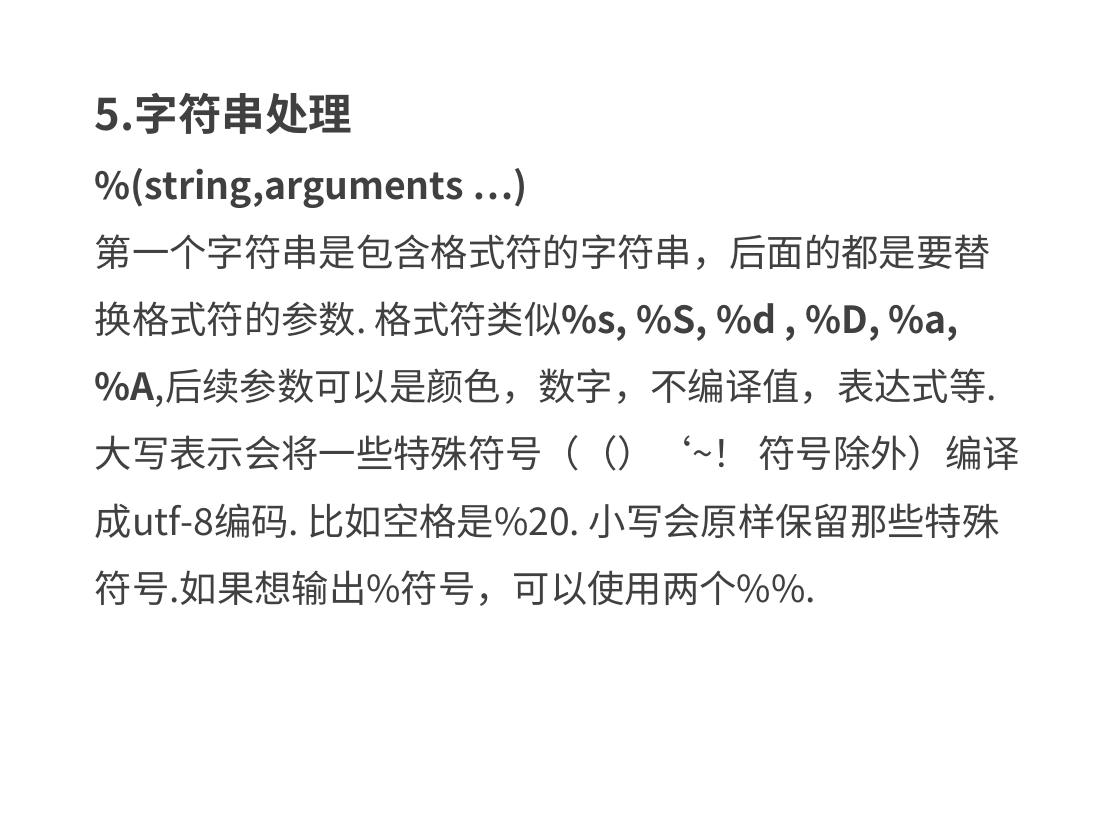
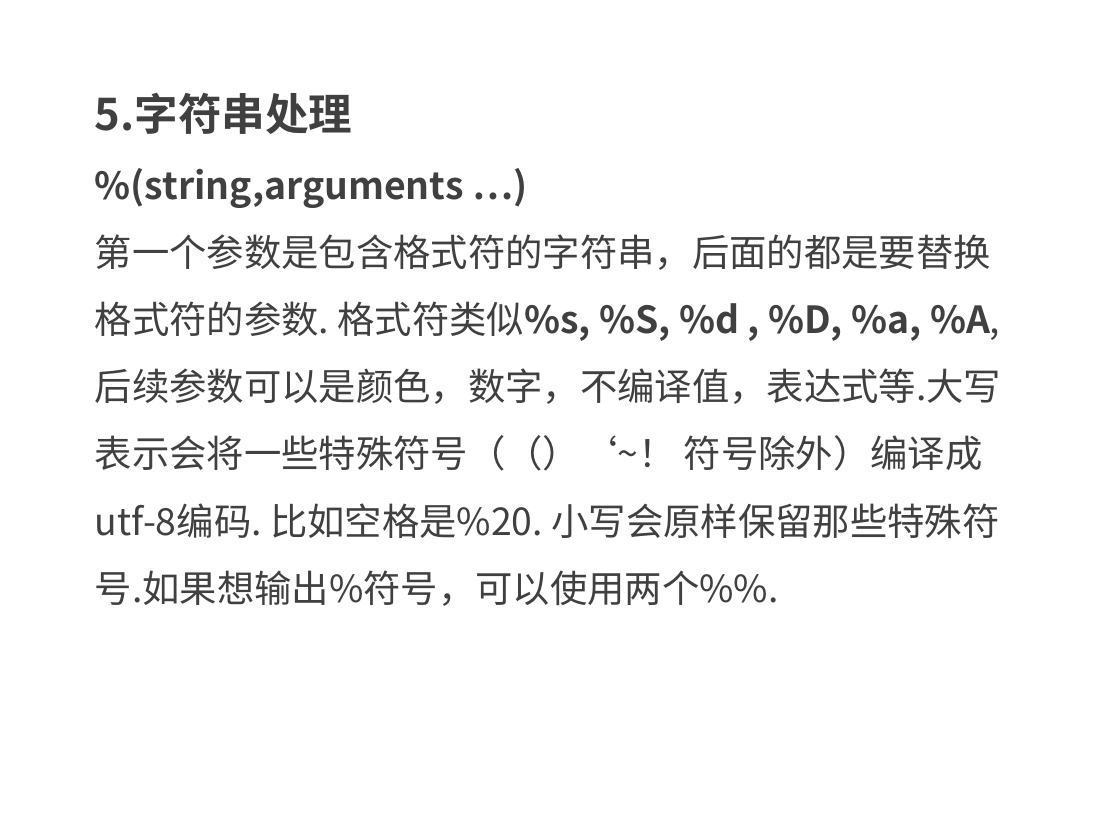
Before and after one commit to kong66/less-class, a slide deck: slide 6 of less-7-函数1.pptx. Drawn at 1120x840 pixels with LibreOffice and Linux fonts; fonts in the diff are those of the drawing. Boxes give left, top, right and bottom in pixels: in the first picture for what was removed or moved away, otherwise in the second. Text is boxed around its words. In the diff, an @@ line names an element or a change of style, - is before the commit and + after.

```diff
--- a/less-7-函数1.pptx
+++ b/less-7-函数1.pptx
@@ text at box(95, 234, 1001, 606): text changed @@
-第一个字符串是包含格式符的字符串，后面的都是要替换格式符的参数. 格式符类似%s, %S, %d , %D, %a, %A,后续参数可以是颜色，数字，不编译值，表达式等.大写表示会将一些特殊符号（（）‘~！ 符号除外）编译成utf-8编码. 比如空格是%20. 小写会原样保留那些特殊符号.如果想输出%符号，可以使用两个%%.
+第一个参数是包含格式符的字符串，后面的都是要替换格式符的参数. 格式符类似%s, %S, %d , %D, %a, %A,后续参数可以是颜色，数字，不编译值，表达式等.大写表示会将一些特殊符号（（）‘~！ 符号除外）编译成utf-8编码. 比如空格是%20. 小写会原样保留那些特殊符号.如果想输出%符号，可以使用两个%%.
```
Also in this commit, not shown: 5 other slides changed, 8 other files.
